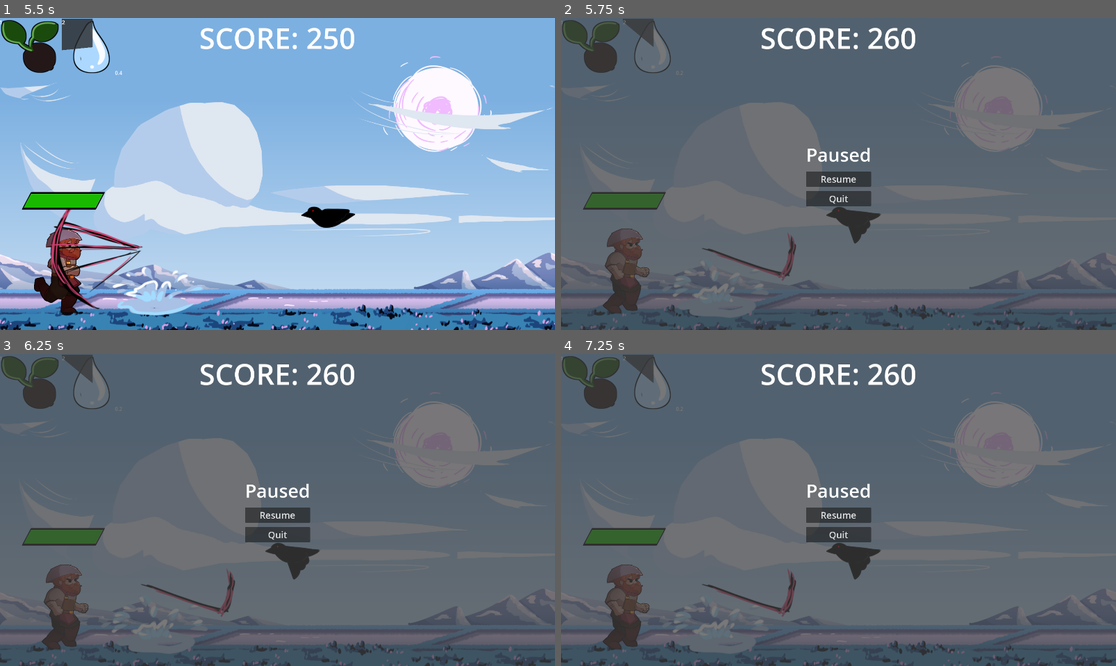
Above: before the commit, frames 1-4 (two rows, left to right).
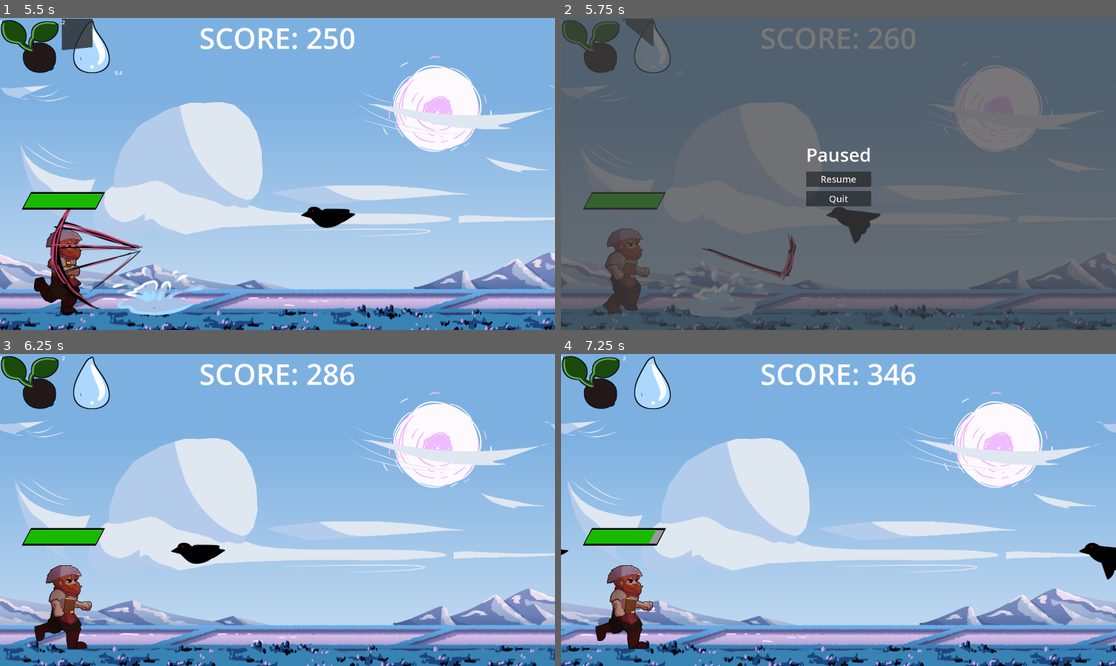
Above: after the commit, the same moments.

Repository: GameJamsAccount/UPLB-GJ
Game: Godot game, scene res://JAMGAM/menu.tscn
Same seed, same stepped clock (60 frames per second), same inputs: the game is played once before the commit and once after it. Video files are missing from this copy of the repository; at most half a second of black plays in their place. Sound files missing from this copy of the repository are replaced by a short silence.
Inputs (mouse positions are in pixels of both pictures, inside the frame that each line leads up to):
- Up to frame 1 (5.5 s): click "Start" at 0.5 s; click "CHAPTER 1" at 1.25 s; tap Enter (ui_accept) at 2, 2.27, 3.02, 4.52, 5.27 s; move the mouse to (399, 158) at 2.02 s; press the mouse at (399, 158) at 2.03 s; hold D (Right) 2.03-3.53 s; move the mouse to (166, 189) at 2.77 s; release the mouse at (166, 189) at 2.78 s; right-click (166, 189) at 2.85 s; move the mouse to (333, 105) at 3.52 s; hold A (Left) 3.53-4.28 s; hold 1 (Seed1) 3.53-4.28 s; move the mouse to (249, 236) at 4.27 s; hold D (Right) from 4.28 s (still down); tap 2 (Water2) at 4.35 s; move the mouse to (444, 220) at 5.02 s; press the mouse at (444, 220) at 5.03 s
- Up to frame 2 (5.75 s): keep holding D (Right); tap Escape (Pause) at 5.65 s
- Up to frame 3 (6.25 s): release D (Right) at 5.75 s; release the mouse at (444, 556) at 5.75 s; click (277, 516) at 5.75 s, where only the run after the commit has a clickable "Resume"
- Up to frame 4 (7.25 s): move the mouse to (672, 463) at 6.52 s; hold A (Left) from 6.53 s (still down); right-click (672, 463) at 6.6 s; tap Enter (ui_accept) at 6.77 s

Frame 1 is identical in both runs. In frame 2, 0.8% of the frame differs, in the area x 36-64%, y 3-11%; in frame 3, 99%; in frame 4, 99%, in the area x 0-100%, y 0-100%.

Commit message:
FIXED PAUSED MENU

Diff:
--- a/JameGamUPLB/Scenes/chapter_1.tscn
+++ b/JameGamUPLB/Scenes/chapter_1.tscn
@@ -1,10 +1,11 @@
-[gd_scene load_steps=6 format=3 uid="uid://dukluys85ki2"]
+[gd_scene load_steps=7 format=3 uid="uid://dukluys85ki2"]
 
 [ext_resource type="AudioStream" uid="uid://cgw2shwjeq6of" path="res://Songs/BOSS.mp3" id="1_1w6mc"]
 [ext_resource type="PackedScene" uid="uid://duktm8vapaybr" path="res://Scenes/main.tscn" id="1_40fu1"]
 [ext_resource type="Script" path="res://Scenes/chapter_1.gd" id="1_xx8ts"]
 [ext_resource type="Script" path="res://Scenes/AudioStreamPlayer.gd" id="3_onmct"]
 [ext_resource type="PackedScene" uid="uid://caymktridco71" path="res://Scenes/transition.tscn" id="4_gvo1s"]
+[ext_resource type="PackedScene" uid="uid://g4o41fluwnd8" path="res://pause/pause_menu.tscn" id="6_5el33"]
 
 [node name="Chapter1" type="Node"]
 script = ExtResource("1_xx8ts")
@@ -33,6 +34,10 @@
 wait_time = 5.0
 one_shot = true
 
+[node name="CanvasLayer" type="CanvasLayer" parent="."]
+
+[node name="PauseMenu" parent="CanvasLayer" instance=ExtResource("6_5el33")]
+
 [connection signal="timeout" from="Timer" to="." method="_on_timer_timeout"]
 [connection signal="transitioned" from="Transition" to="." method="_on_transition_transitioned"]
 [connection signal="timeout" from="TBC" to="." method="_on_tbc_timeout"]
--- a/JameGamUPLB/Scenes/main.gd
+++ b/JameGamUPLB/Scenes/main.gd
@@ -10,7 +10,7 @@
 const char_start_pos:= Vector2i(150,700)
 const cam_start_post:= Vector2i(900,324)
 
-@onready var pause_menu = $Camera2D/PauseMenu
+@onready var pause_menu = $CanvasLayer/PauseMenu
 var paused = false
 
 var score: int
--- a/JameGamUPLB/Scenes/main.tscn
+++ b/JameGamUPLB/Scenes/main.tscn
@@ -1,11 +1,10 @@
-[gd_scene load_steps=9 format=3 uid="uid://duktm8vapaybr"]
+[gd_scene load_steps=8 format=3 uid="uid://duktm8vapaybr"]
 
 [ext_resource type="Script" path="res://Scenes/main.gd" id="1_eoyq7"]
 [ext_resource type="PackedScene" uid="uid://bqahe6efekenc" path="res://Scenes/main_bg.tscn" id="1_jwprh"]
 [ext_resource type="PackedScene" uid="uid://enuweh6l1a6d" path="res://Scenes/Floor.tscn" id="2_dkpq7"]
 [ext_resource type="PackedScene" uid="uid://buk0olwxg0mjd" path="res://Scenes/character.tscn" id="3_8cwr8"]
 [ext_resource type="PackedScene" uid="uid://b2rvav065qmdb" path="res://Scenes/test_scene.tscn" id="6_h5fqv"]
-[ext_resource type="PackedScene" uid="uid://g4o41fluwnd8" path="res://pause/pause_menu.tscn" id="7_4x08n"]
 [ext_resource type="AudioStream" uid="uid://cgw2shwjeq6of" path="res://Songs/BOSS.mp3" id="8_mj0sy"]
 [ext_resource type="PackedScene" uid="uid://bvixf4fsklxde" path="res://Scenes/hud.tscn" id="10_60b4y"]
 
@@ -31,10 +30,6 @@
 [node name="Character" parent="." instance=ExtResource("3_8cwr8")]
 position = Vector2(181, 775)
 
-[node name="CanvasLayer" type="CanvasLayer" parent="."]
-
-[node name="PauseMenu" parent="CanvasLayer" instance=ExtResource("7_4x08n")]
-
 [node name="HUD" parent="." instance=ExtResource("10_60b4y")]
 
 [node name="AudioStreamPlayer" type="AudioStreamPlayer" parent="."]
--- a/JameGamUPLB/pause/pause_menu.gd
+++ b/JameGamUPLB/pause/pause_menu.gd
@@ -13,11 +13,12 @@
 		_is_paused = !_is_paused
 
 
-func _on_resume_pressed():
-	_is_paused = false
-
 
 func _on_quit_pressed():
 	_is_paused = false
 	MainMenu.restart_music()
 	get_tree().change_scene_to_file("res://JAMGAM/menu.tscn")
+
+
+func _on_resume_pressed():
+	_is_paused = false
